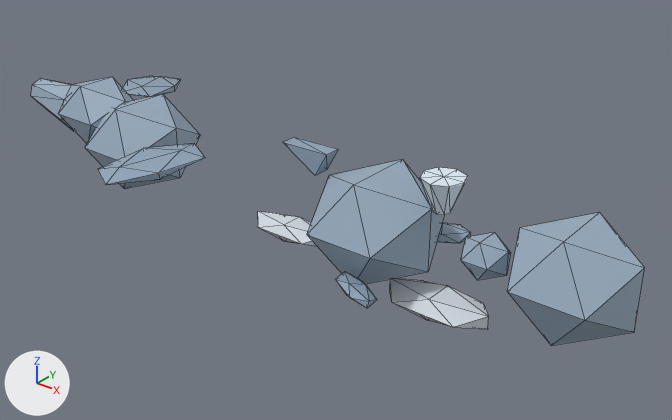
Two versions of the glTF model public/studio/v2.15.0/d_whale/model.glb, one commit apart.
One viewpoint serves both versions: a 50 mm camera at (9.39, -12.05, 7.41) aimed at (-0.89, 0.8, -0.56). Arrows for +X, +Y and +Z are at lower left; the lights stay in place. The first picture is the older version. Mesh edges are drawn as thin lines. Where no turn or scale is listed for an object, it has been applied to the vertices.

Objects in the first picture: 'part0', 'part1', 'part10', 'part13', 'part2', 'part3', 'part4', 'part5', 'part6', 'part7', 'part8', 'part9' and 2 more.
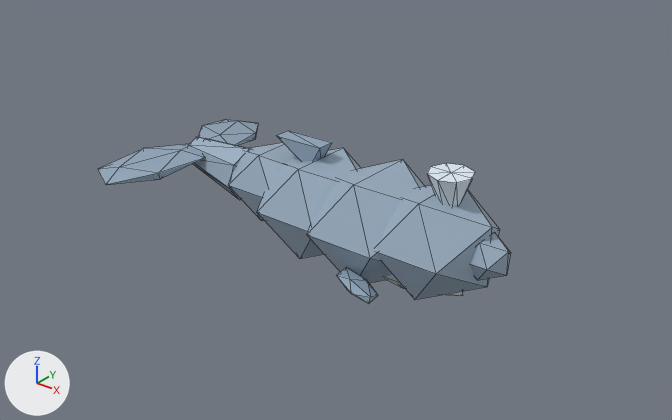
What the commit changed:
me_geometry_0 is used by ob_part0; location (0.0, 0.0, 0.0).
me_geometry_0 had 12 vertices, 20 faces and spanned x 3.45..5.49, y -1.0..1.0, z -0.71..1.09.
me_geometry_0 now has 12 vertices, 20 faces and spans x 0.93..2.97, y -1.0..1.0, z -0.85..0.95.
me_geometry_0 part 1: the whole mesh is moved by (-2.52, 0.0, -0.14).
me_geometry_2 is used by ob_part2; location (0.0, 0.0, 0.0).
me_geometry_2 had 12 vertices, 20 faces and spanned x -6.66..-4.48, y -1.04..1.04, z -0.92..0.88.
me_geometry_2 now has 12 vertices, 20 faces and spans x -1.69..0.49, y -1.04..1.04, z -0.92..0.88.
me_geometry_2 part 2: the whole mesh is moved by (4.97, 0.0, 0.0).
me_geometry_3 is used by ob_part3; location (0.0, 0.0, 0.0).
me_geometry_3 had 12 vertices, 20 faces and spanned x -7.89..-6.06, y -0.7..0.7, z -0.32..1.04.
me_geometry_3 now has 12 vertices, 20 faces and spans x -2.67..-0.83, y -0.7..0.7, z -0.58..0.78.
me_geometry_3 part 3: the whole mesh is moved by (5.22, 0.0, -0.26).
me_geometry_5 is used by ob_part5; location (0.0, 0.0, 0.0).
me_geometry_5 had 12 vertices, 20 faces and spanned x 1.0..3.05, y -0.49..0.49, z -1.39..-0.97.
me_geometry_5 now has 12 vertices, 20 faces and spans x 0.48..2.52, y -0.49..0.49, z -0.93..-0.51.
me_geometry_5 part 4: the whole mesh is moved by (-0.52, 0.0, 0.46).
me_geometry_6 is used by ob_part6; location (0.0, 0.0, 0.0).
me_geometry_6 had 12 vertices, 20 faces and spanned x -2.25..-0.46, y -0.36..0.36, z -0.98..-0.62.
me_geometry_6 now has 12 vertices, 20 faces and spans x -1.59..0.19, y -0.36..0.36, z -0.73..-0.37.
me_geometry_6 part 5: the whole mesh is moved by (0.65, 0.0, 0.25).
me_geometry_7 is used by ob_part7; location (0.0, 0.0, 0.0).
me_geometry_7 had 16 vertices, 28 faces and spanned x -9.15..-7.62, y -0.54..0.54, z -0.24..0.8.
me_geometry_7 now has 16 vertices, 28 faces and spans x -3.93..-2.4, y -0.54..0.54, z -0.43..0.61.
me_geometry_7 part 6: the whole mesh is moved by (5.23, 0.0, -0.19).
me_geometry_8 is used by ob_part8; location (0.0, 0.0, 0.0).
me_geometry_8 had 12 vertices, 20 faces and spanned x -8.14..-6.58, y 0.78..2.88, z 0.21..0.56.
me_geometry_8 now has 12 vertices, 20 faces and spans x -4.83..-3.27, y 0.03..2.13, z 0.04..0.4.
me_geometry_8 part 7: the whole mesh is moved by (3.31, -0.75, -0.17).
me_geometry_13 is used by ob_part13; location (0.0, 0.0, 0.0).
me_geometry_13 had 18 vertices, 32 faces and spanned x 1.613..2.413, y -0.4..0.4, z 0.612..1.232.
me_geometry_13 now has 18 vertices, 32 faces and spans x 1.75..2.55, y -0.4..0.4, z 0.72..1.34.
me_geometry_13 part 8: the whole mesh is moved by (0.137, 0.0, 0.108).

What differs and where, as boxes (x1, y1, x2, y2) in the pictures (672 x 420 px):
'part0', moved
    before: (507, 213, 645, 346)
    after: (377, 185, 499, 300)
'part2', moved
    before: (85, 94, 200, 189)
    after: (257, 148, 361, 258)
'part3', moved
    before: (58, 77, 133, 144)
    after: (229, 143, 297, 221)
'part5', moved (mostly hidden afterwards)
    before: (390, 278, 489, 329)
    after: (386, 275, 463, 296)
'part7', moved
    before: (31, 78, 74, 131)
    after: (188, 137, 249, 200)
'part8', moved
    before: (123, 76, 180, 97)
    after: (199, 119, 258, 145)
'part13', moved
    before: (420, 167, 468, 215)
    after: (427, 163, 475, 206)
'part6', moved (not visible afterwards)
    before: (258, 211, 316, 246)
